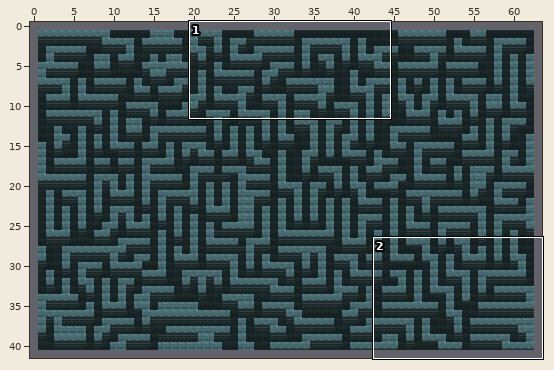
Tiled map, stored at Tileset/castle62x40.tmx. Above: a wide view before the commit, with the close-up outlined.
Close-up. Before:
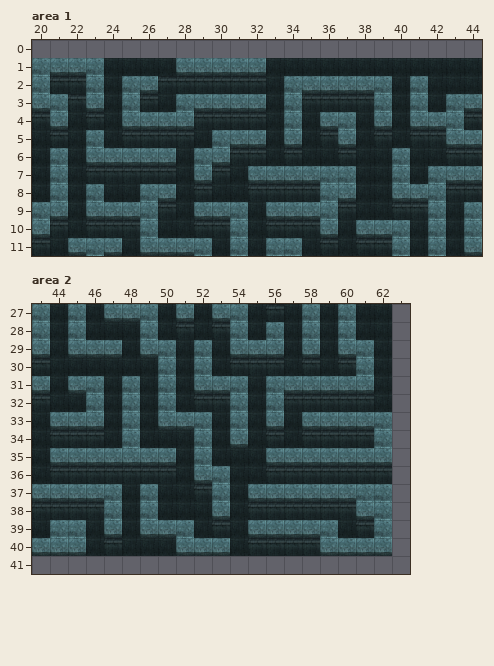
Cells are 64x64 px. Shown: area 1 x 20..44, y 0..11; area 2 x 43..63, y 27..41. The commit also changed other parts of the map, which this record leaves out. The old version is drawn lined up with the new one.
After:
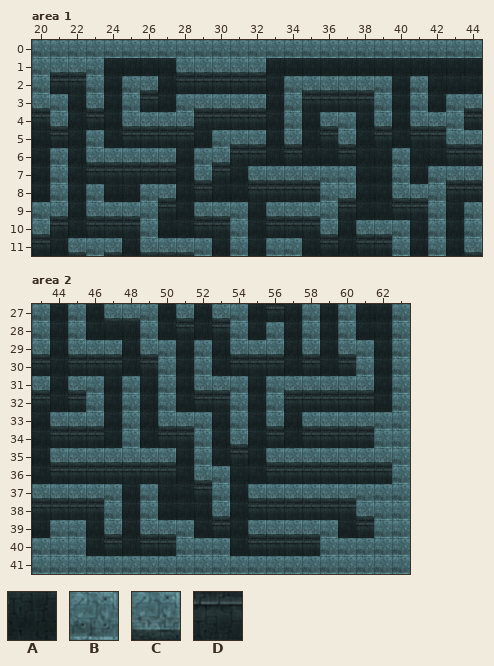
Key: from "couloirs_64px": A 56, B 84, C 97, D 110.
_ is an empty cell, . an unchanged one.
Change:
map size 62x40 -> 64x42 cells (old content now starts at 1,1; both pictures use the new coordinates)
--- layer "Calque de Tile 1", area 1
@@ x 20..44 @@
- 0 _________________________
+ 0 BBBBBBBBBBBBBBBBBBBBBBBBB
@@ x 22..27 @@
- 2 .....D
- 3 D.....
+ 2 .....A
+ 3 A.....
--- layer "Calque de Tile 1", area 2
@@ x 43..63 @@
-27 ...................._
-28 ...................._
-29 ...................._
-30 ..AAA.A............._
-31 ...................._
-32 ..A................._
-33 ...................._
-34 .......AA..........._
-35 ...........A........_
-36 ...................._
-37 ...................._
-38 ...................._
-39 ...................._
-40 CCC...AACCC.....CCCC_
-41 _____________________
+27 ....................B
+28 ....................B
+29 ....................B
+30 ..DDD.D.............B
+31 ....................B
+32 ..D.................B
+33 ....................B
+34 .......DD...........B
+35 ...........D........B
+36 ....................B
+37 ....................B
+38 ....................B
+39 ....................B
+40 BBB...DDBBB.....BBBBB
+41 BBBBBBBBBBBBBBBBBBBBB
